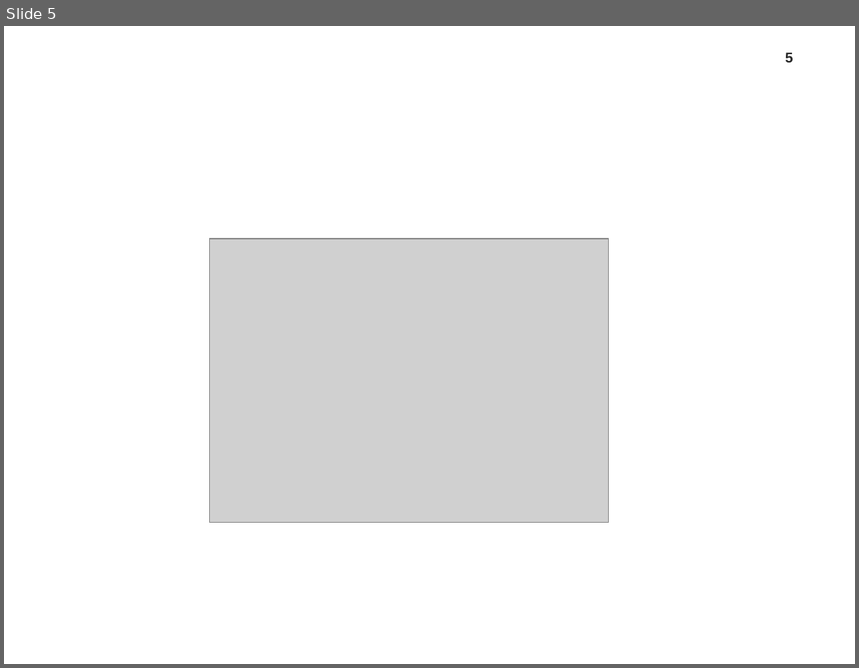
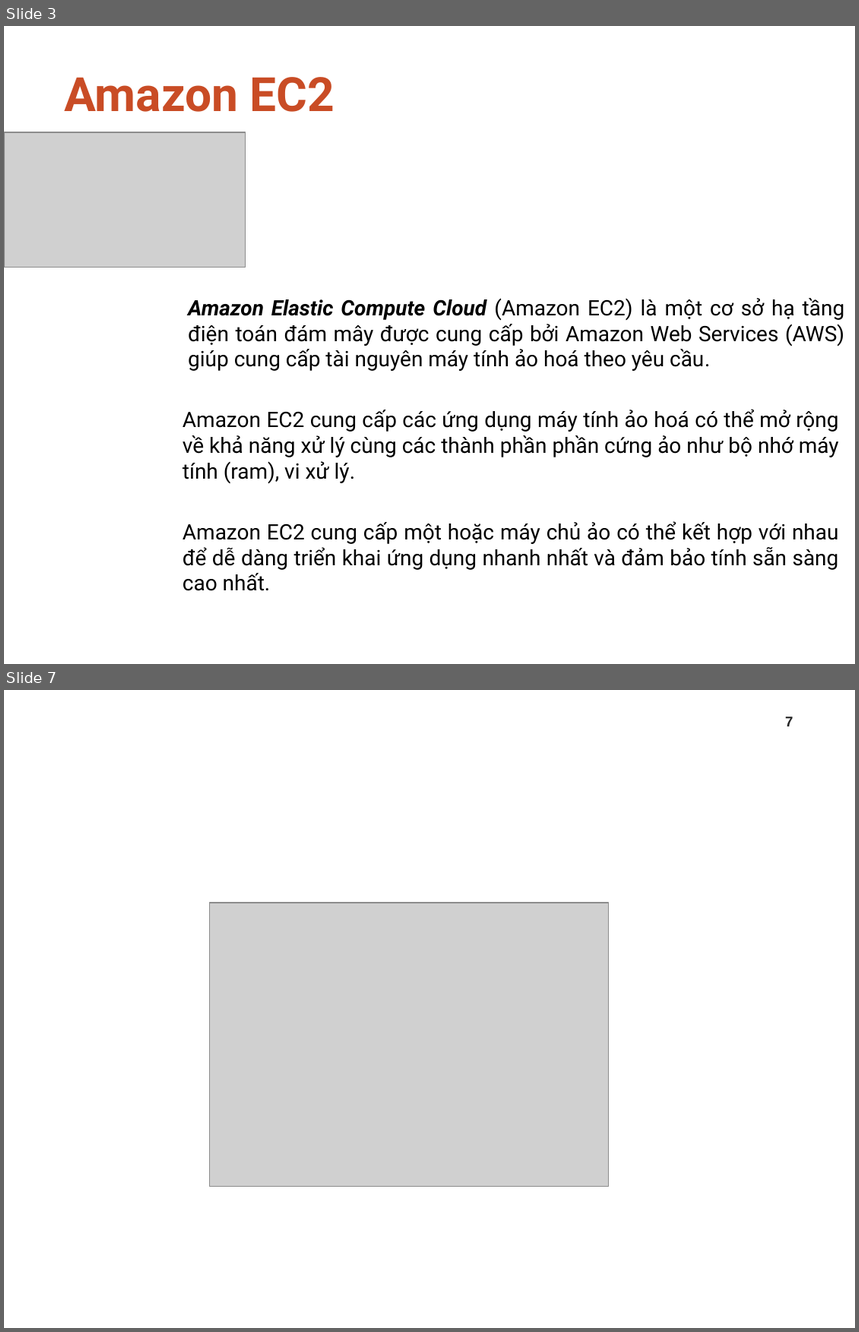
Before and after one commit to ducnhoxlatui/CloudComputing_Group30, a slide deck: BaoCaoCacTuan/BaoCaoCuoiKi.pptx. Shown one above the other, each under a label of ours: slide 5 before the commit, slides 3 and 7 after it; the slides between them are not shown. The pictures are 859x668 and 859x1332 pixels, drawn with LibreOffice and Linux fonts; fonts in the diff are those of the drawing; grey boxes stand for pictures; background and template pictures are left out. Boxes give left, top, right and bottom in pixels: in the first picture for what was removed or moved away, otherwise in the second. Text is boxed around its words. In the diff, an @@ line names an element or a change of style, - is before the commit and + after.

```diff
--- a/BaoCaoCacTuan/BaoCaoCuoiKi.pptx
+++ b/BaoCaoCacTuan/BaoCaoCuoiKi.pptx
@@ slide 3 added at (x1=4, y1=26, x2=855, y2=664), background #FFFFFF @@
@@ title added at (x1=65, y1=77, x2=335, y2=112), 40 pt, text #C94C25, bold @@
+Amazon EC2
@@ picture added at (x1=4, y1=132, x2=245, y2=267) @@
@@ text added at (x1=188, y1=298, x2=845, y2=371), 18 pt, text #000000 @@
+Amazon Elastic Compute Cloud (Amazon EC2) là một cơ sở hạ tầng điện toán đám mây được cung cấp bởi Amazon Web Services (AWS) giúp cung cấp tài nguyên máy tính ảo hoá theo yêu cầu.
@@ text added at (x1=183, y1=409, x2=839, y2=484), 18 pt, text #000000 @@
+Amazon EC2 cung cấp các ứng dụng máy tính ảo hoá có thể mở rộng về khả năng xử lý cùng các thành phần phần cứng ảo như bộ nhớ máy tính (ram), vi xử lý.
@@ text added at (x1=183, y1=522, x2=839, y2=591), 18 pt, text #000000 @@
+Amazon EC2 cung cấp một hoặc máy chủ ảo có thể kết hợp với nhau để dễ dàng triển khai ứng dụng nhanh nhất và đảm bảo tính sẵn sàng cao nhất.
@@ what was slide 5 is now slide 7 @@
@@ page number at (x1=785, y1=717, x2=793, y2=726): text changed @@
-5
+7
```
Also in this commit, not shown: 3 slides changed, 2 other slides added, 1 slide removed, 5 other files.
